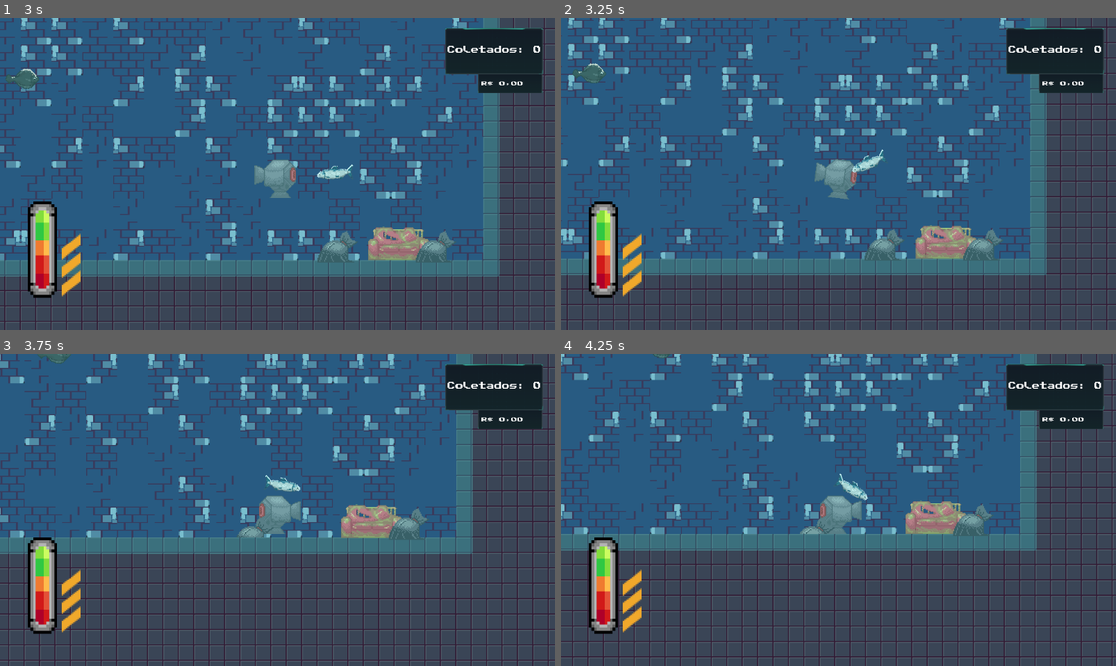
Above: before the commit, frames 1-4 (two rows, left to right).
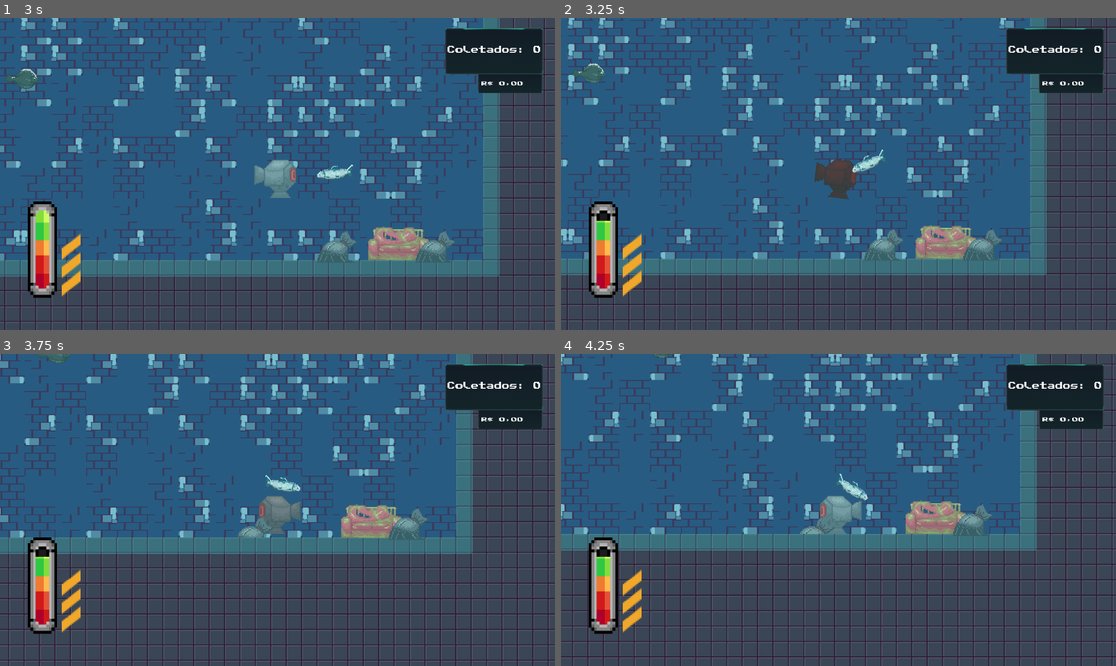
Above: after the commit, the same moments.

Repository: Jaete/Cleangoon
Game: Godot game, scene res://TSCN/Entities/Game.tscn
Two runs of this game, one before a commit and one after it. Both use one fixed random seed, a clock stepped at 60 frames per second and the inputs below.
Inputs:
- Up to frame 1 (3 s): tap Enter at 0.5 s; hold Right (Move_Right) 0.53-1.28 s; hold Shift (Boost) 0.53-1.28 s; hold Left (Move_Left) 1.28-2.03 s; tap A (Interact) at 1.35 s; hold Space (Rise) 2.03-2.78 s; hold Right (Move_Right) from 2.03 s (still down); tap Shift (Boost) at 2.85 s
- Up to frame 2 (3.25 s): keep holding Right (Move_Right)
- Up to frame 3 (3.75 s): release Right (Move_Right) at 3.53 s; hold Left (Move_Left) from 3.53 s (still down); tap A (Interact) at 3.6 s
- Up to frame 4 (4.25 s): keep holding Left (Move_Left)

Frame 1 is identical in both runs. In frame 2, 0.7% of the frame differs, in the area x 6-54%, y 45-66%; in frame 3, 0.4%; in frame 4, less than 0.1%.

Commit message:
start damage system

Diff:
--- a/Resources/FishData/FishData.gd
+++ b/Resources/FishData/FishData.gd
@@ -7,6 +7,7 @@
 @export var salmon: bool
 @export var mudfish: bool
 @export var sight_offset_x: int
+@export var damage: int
 
 var sprite_texture: Texture2D
 var mouth_position: Vector2
--- a/Resources/FishData/Mudfish.tres
+++ b/Resources/FishData/Mudfish.tres
@@ -6,3 +6,5 @@
 script = ExtResource("1_8bkfw")
 salmon = false
 mudfish = true
+sight_offset_x = 0
+damage = 30
--- a/Resources/FishData/Salmon.tres
+++ b/Resources/FishData/Salmon.tres
@@ -7,6 +7,4 @@
 salmon = true
 mudfish = false
 sight_offset_x = 6
-weight = 0.0
-horizontal_speed = 8.0
-vertical_speed = 200.0
+damage = 20
--- a/Scripts/Fish/Fish.gd
+++ b/Scripts/Fish/Fish.gd
@@ -87,4 +87,8 @@
 		behaviour.wandering = false
 		behaviour.triggered = true
 		behaviour.target = body
+	if body is StaticBody2D:
+		behaviour.wander_direction *= -1
+		behaviour.turn.emit(self)
+		flipping = true
 	pass # Replace with function body.
--- /dev/null
+++ b/Scripts/HealthManager/health_manager.gd
@@ -0,0 +1,36 @@
+class_name HealthManager
+extends Node
+
+signal update_healthbar()
+
+@onready var player: Player = get_node("/root/Player_")
+@onready var ui: CanvasLayer = get_node("/root/Game/UI")
+
+const MAX_HEALTH: int = 100
+var current_health: int = MAX_HEALTH
+
+func _ready():
+	player.received_damage.connect(deal_damage)
+	pass
+
+func deal_damage(fish: Fish)->void:
+	blink_red()
+	if current_health - fish.fish_data.damage < 0:
+		current_health = 0
+	else:
+		current_health -= fish.fish_data.damage
+	update_healthbar.emit()
+	if current_health == 0:
+		game_over()
+	pass
+
+func blink_red()->void:
+	player.anim_player.play("Blink_Red")
+	pass
+
+func game_over()->void:
+	player.set_physics_process(false)
+	player.sprite.rotation_degrees -= 180
+	player.sprite.offset.y -= 15
+	$GameOver.play()
+	await($GameOver.finished)
--- a/Scripts/Player/Player.gd
+++ b/Scripts/Player/Player.gd
@@ -6,6 +6,8 @@
 signal player_delivered_trash()
 signal player_opened_shop()
 
+signal received_damage()
+
 @export_category("Physics Movement")
 @export var physics: PlayerPhysics
 @export_category("Player Controller")
@@ -13,6 +15,7 @@
 @export_category("Animation Helper")
 @export var animation: AnimationHelper
 @export var sprite: Sprite2D
+@export var anim_player: AnimationPlayer
 @export_category("Player Data")
 @export var data: PlayerData
 
@@ -62,8 +65,8 @@
 	if about_to_open_shop && controller.input_action == controller.GRAB:
 		player_opened_shop.emit()
 
-func _process(_delta):
-	pass
-
-func _on_body_entered(_body):
+func _on_hurtbox_area_entered(area):
+	var parent: Node2D = area.get_parent()
+	if area.name == "Mouth" && parent is Fish:
+		received_damage.emit(parent as Fish)
 	pass # Replace with function body.
--- /dev/null
+++ b/Scripts/UI/health_bar.gd
@@ -0,0 +1,14 @@
+class_name HealthBar
+extends TextureProgressBar
+
+@onready var player: Player = get_node("/root/Player_")
+@onready var health_manager: HealthManager = get_node("/root/Game/HealthManager")
+
+# Called when the node enters the scene tree for the first time.
+func _ready():
+	health_manager.update_healthbar.connect(update)
+	max_value = health_manager.MAX_HEALTH
+	pass # Replace with function body.
+
+func update()->void:
+	value = health_manager.current_health
--- a/TSCN/Entities/Game.tscn
+++ b/TSCN/Entities/Game.tscn
@@ -1,9 +1,10 @@
-[gd_scene load_steps=5 format=3 uid="uid://blo4naqhgbpih"]
+[gd_scene load_steps=6 format=3 uid="uid://blo4naqhgbpih"]
 
 [ext_resource type="PackedScene" uid="uid://cdy1mw5vvp0cw" path="res://TSCN/Entities/level_manager.tscn" id="1_7wrhu"]
 [ext_resource type="PackedScene" uid="uid://kqr1e3fjfah3" path="res://TSCN/Entities/trash_collector.tscn" id="2_lw45a"]
 [ext_resource type="PackedScene" uid="uid://d3kxbhkefjdle" path="res://TSCN/Entities/ui.tscn" id="3_g7oda"]
 [ext_resource type="PackedScene" uid="uid://c461p4lw5q1t7" path="res://TSCN/Entities/upgrade_shop.tscn" id="4_akoic"]
+[ext_resource type="PackedScene" uid="uid://bwwngnhll20if" path="res://TSCN/Entities/health_manager.tscn" id="5_5qwbf"]
 
 [node name="Game" type="Node"]
 
@@ -14,3 +15,5 @@
 [node name="UI" parent="." instance=ExtResource("3_g7oda")]
 
 [node name="UpgradeShop" parent="." instance=ExtResource("4_akoic")]
+
+[node name="HealthManager" parent="." instance=ExtResource("5_5qwbf")]
--- a/TSCN/Entities/health_bar.tscn
+++ b/TSCN/Entities/health_bar.tscn
@@ -1,8 +1,9 @@
-[gd_scene load_steps=4 format=3 uid="uid://d080a52g4sov1"]
+[gd_scene load_steps=5 format=3 uid="uid://d080a52g4sov1"]
 
 [ext_resource type="Texture2D" uid="uid://d1hv381a8tsv7" path="res://Assets/UI/health_under.png" id="1_5jhdr"]
 [ext_resource type="Texture2D" uid="uid://bv6m8pp4vw1os" path="res://Assets/UI/health_over.png" id="2_nl3de"]
 [ext_resource type="Texture2D" uid="uid://djhb1yj7gn0yp" path="res://Assets/UI/health_progress.png" id="3_uqqy8"]
+[ext_resource type="Script" path="res://Scripts/UI/health_bar.gd" id="4_m6bpr"]
 
 [node name="TextureProgressBar" type="TextureProgressBar"]
 offset_left = -9.0
@@ -15,3 +16,4 @@
 texture_under = ExtResource("1_5jhdr")
 texture_over = ExtResource("2_nl3de")
 texture_progress = ExtResource("3_uqqy8")
+script = ExtResource("4_m6bpr")
--- /dev/null
+++ b/TSCN/Entities/health_manager.tscn
@@ -0,0 +1,10 @@
+[gd_scene load_steps=3 format=3 uid="uid://bwwngnhll20if"]
+
+[ext_resource type="Script" path="res://Scripts/HealthManager/health_manager.gd" id="1_rejrl"]
+[ext_resource type="AudioStream" uid="uid://cd5hn20awvh1v" path="res://Assets/Audio/Retro Turn Off 12.wav" id="2_yw4pd"]
+
+[node name="HealthManager" type="Node"]
+script = ExtResource("1_rejrl")
+
+[node name="GameOver" type="AudioStreamPlayer2D" parent="."]
+stream = ExtResource("2_yw4pd")
--- a/TSCN/Entities/player.tscn
+++ b/TSCN/Entities/player.tscn
@@ -7,6 +7,7 @@
 [ext_resource type="Resource" uid="uid://3bcj6bpysgo7" path="res://Resources/PlayerController/PlayerController.tres" id="3_vg3af"]
 [ext_resource type="Resource" uid="uid://bjvg66l47ddex" path="res://Resources/AnimationHelper/AnimationHelper.tres" id="4_rrypg"]
 [ext_resource type="Resource" uid="uid://cg5bhkxvsmw8h" path="res://Resources/PlayerData/PlayerData.tres" id="5_74pwt"]
+[ext_resource type="AudioStream" uid="uid://c7xqexlv33gr6" path="res://Assets/Audio/Retro Impact Metal 36.wav" id="8_7mva0"]
 
 [sub_resource type="PhysicsMaterial" id="PhysicsMaterial_k4xc7"]
 friction = 0.5
@@ -15,7 +16,71 @@
 [sub_resource type="CircleShape2D" id="CircleShape2D_cvl24"]
 radius = 20.0
 
-[node name="Player" type="RigidBody2D" node_paths=PackedStringArray("sprite")]
+[sub_resource type="CircleShape2D" id="CircleShape2D_5pjrw"]
+radius = 15.0
+
+[sub_resource type="Animation" id="Animation_g1nhb"]
+resource_name = "Blink_Red"
+length = 0.7
+tracks/0/type = "value"
+tracks/0/imported = false
+tracks/0/enabled = true
+tracks/0/path = NodePath("Sprite2D:modulate")
+tracks/0/interp = 1
+tracks/0/loop_wrap = true
+tracks/0/keys = {
+"times": PackedFloat32Array(0, 0.1, 0.2, 0.3, 0.4, 0.5, 0.6, 0.7),
+"transitions": PackedFloat32Array(1, 1, 1, 1, 1, 1, 1, 1),
+"update": 0,
+"values": [Color(0.74, 0, 0.0123331, 1), Color(1, 1, 1, 1), Color(0.741176, 0, 0.0117647, 1), Color(1, 1, 1, 1), Color(0.741176, 0, 0.0117647, 1), Color(1, 1, 1, 1), Color(0.741176, 0, 0.0117647, 1), Color(1, 1, 1, 1)]
+}
+tracks/1/type = "value"
+tracks/1/imported = false
+tracks/1/enabled = true
+tracks/1/path = NodePath("Damage:playing")
+tracks/1/interp = 1
+tracks/1/loop_wrap = true
+tracks/1/keys = {
+"times": PackedFloat32Array(0),
+"transitions": PackedFloat32Array(1),
+"update": 1,
+"values": [true]
+}
+
+[sub_resource type="Animation" id="Animation_btjil"]
+length = 0.001
+tracks/0/type = "value"
+tracks/0/imported = false
+tracks/0/enabled = true
+tracks/0/path = NodePath("Sprite2D:modulate")
+tracks/0/interp = 1
+tracks/0/loop_wrap = true
+tracks/0/keys = {
+"times": PackedFloat32Array(0),
+"transitions": PackedFloat32Array(1),
+"update": 0,
+"values": [Color(1, 1, 1, 1)]
+}
+tracks/1/type = "value"
+tracks/1/imported = false
+tracks/1/enabled = false
+tracks/1/path = NodePath("Damage:playing")
+tracks/1/interp = 1
+tracks/1/loop_wrap = true
+tracks/1/keys = {
+"times": PackedFloat32Array(0),
+"transitions": PackedFloat32Array(1),
+"update": 1,
+"values": [true]
+}
+
+[sub_resource type="AnimationLibrary" id="AnimationLibrary_cgvlm"]
+_data = {
+"Blink_Red": SubResource("Animation_g1nhb"),
+"RESET": SubResource("Animation_btjil")
+}
+
+[node name="Player" type="RigidBody2D" node_paths=PackedStringArray("sprite", "anim_player")]
 physics_material_override = SubResource("PhysicsMaterial_k4xc7")
 lock_rotation = true
 max_contacts_reported = 5
@@ -25,6 +90,7 @@
 controller = ExtResource("3_vg3af")
 animation = ExtResource("4_rrypg")
 sprite = NodePath("Sprite2D")
+anim_player = NodePath("AnimationPlayer")
 data = ExtResource("5_74pwt")
 
 [node name="BodyShape" type="CollisionShape2D" parent="."]
@@ -51,4 +117,20 @@
 offset_bottom = 23.0
 script = ExtResource("3_asste")
 
+[node name="Hurtbox" type="Area2D" parent="."]
+
+[node name="CollisionShape2D" type="CollisionShape2D" parent="Hurtbox"]
+position = Vector2(1, 5)
+shape = SubResource("CircleShape2D_5pjrw")
+debug_color = Color(0.90443, 0.0270304, 0.740722, 0.42)
+
+[node name="AnimationPlayer" type="AnimationPlayer" parent="."]
+libraries = {
+"": SubResource("AnimationLibrary_cgvlm")
+}
+
+[node name="Damage" type="AudioStreamPlayer2D" parent="."]
+stream = ExtResource("8_7mva0")
+
 [connection signal="body_entered" from="." to="." method="_on_body_entered"]
+[connection signal="area_entered" from="Hurtbox" to="." method="_on_hurtbox_area_entered"]
--- a/project.godot
+++ b/project.godot
@@ -21,6 +21,10 @@
 [dotnet]
 
 project/assembly_name="A4 Faculdade"
+
+[filesystem]
+
+import/blender/enabled=false
 
 [input]
 
Not shown, added: Assets/Audio/Retro Impact Metal 36.wav.import
Not shown, added: Assets/Audio/Retro Turn Off 12.wav.import
Not shown: 1 places in TSCN/Entities/player.tscn that only renumber resources
Not shown, added: Assets/Audio/Retro Impact Metal 36.wav
Not shown, added: Assets/Audio/Retro Turn Off 12.wav
